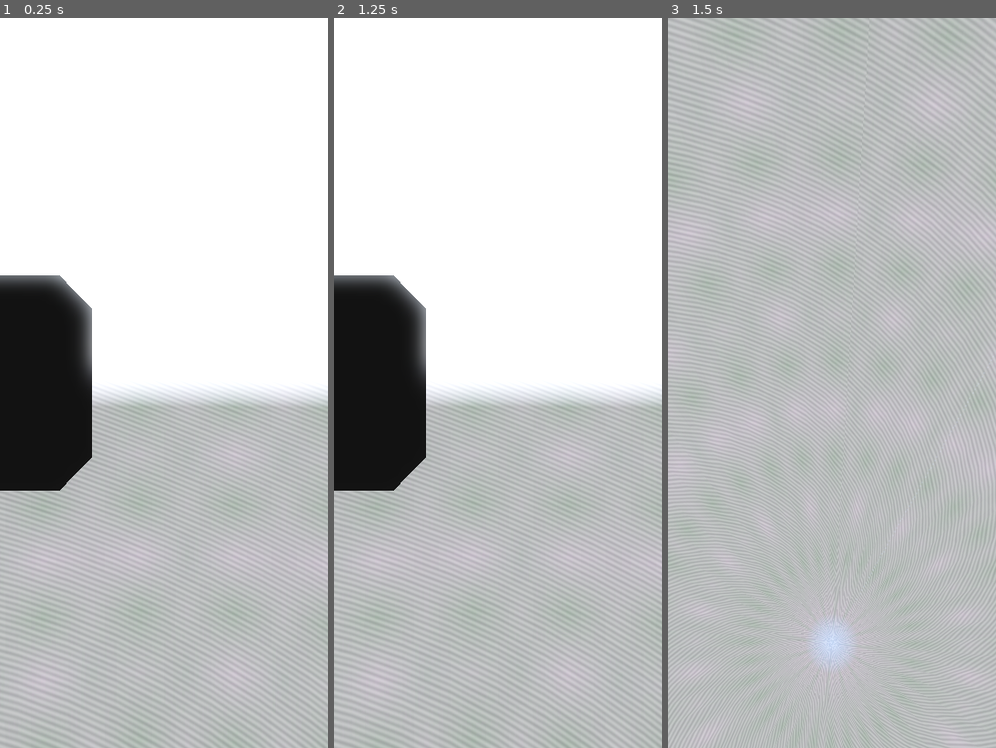
Above: before the commit, frames 1-3 (left to right).
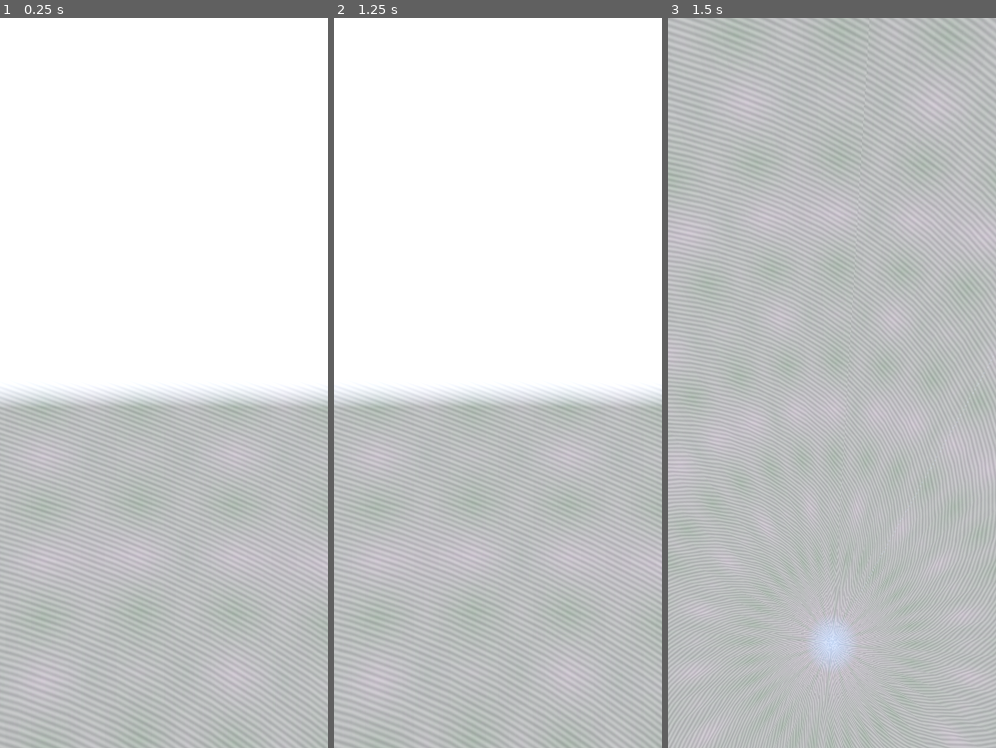
Above: after the commit, the same moments.

Repository: Capstone-Mystery-Machine/spotnik
Game: Godot game, scene res://scenes/worldspawn.tscn
Two runs of this game, one before a commit and one after it. Both use one fixed random seed, a clock stepped at 60 frames per second and the inputs below. A sky picture missing from this copy of the repository is replaced by a grey-blue gradient.
Inputs (mouse positions are in pixels of both pictures, inside the frame that each line leads up to):
- Up to frame 1 (0.25 s): no input
- Up to frame 2 (1.25 s): tap Enter at 0.5 s; move the mouse to (570, 346) at 0.52 s; press the mouse at (570, 346) at 0.53 s
- Up to frame 3 (1.5 s): tap Space at 1.25 s; move the mouse to (815, 383) at 1.27 s; release the mouse at (815, 383) at 1.28 s; tap I at 1.35 s

The runs differ from the first frame. In frame 1, 7.8% of the frame differs, in the area x 0-29%, y 35-65%; in frame 2, 7.8%; in frame 3, nothing differs.

Commit message:
removed landmark from worldspawn

Diff:
--- a/scenes/worldspawn.tscn
+++ b/scenes/worldspawn.tscn
@@ -19,9 +19,6 @@
 
 [node name="Device" parent="." instance=ExtResource("1_tnvwq")]
 
-[node name="Landmark" parent="." instance=ExtResource("3_cojv1")]
-transform = Transform3D(1, 0, 0, 0, 1, 0, 0, 0, 1, -0.98632, 0, -2.7282925)
-
 [node name="Satellite Manager" parent="." instance=ExtResource("4_op4v0")]
 landmark_scene = ExtResource("3_cojv1")
 
